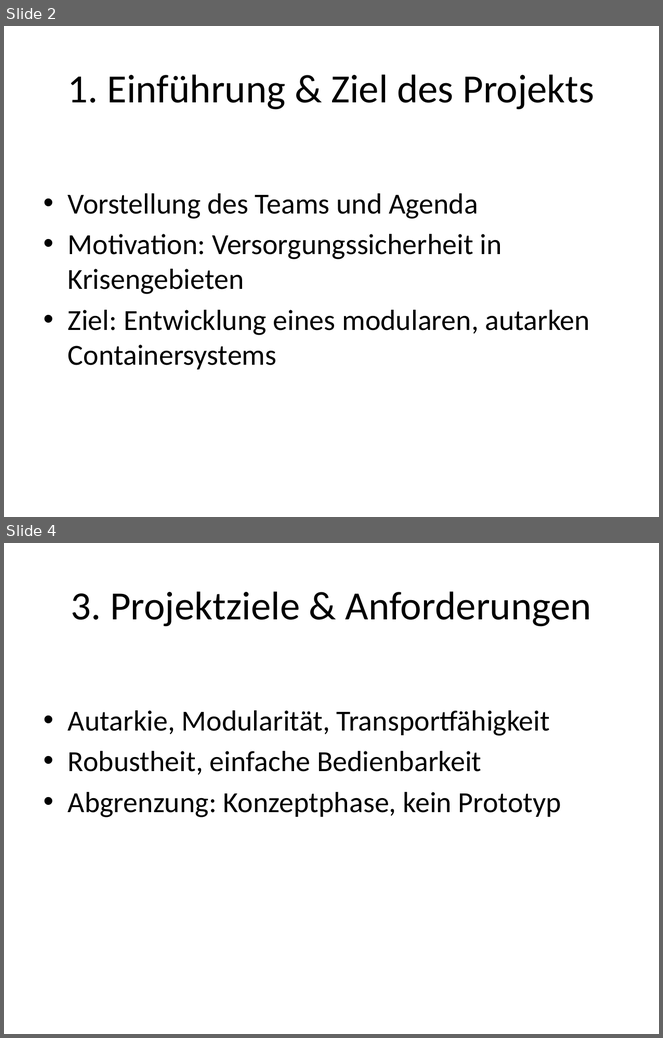
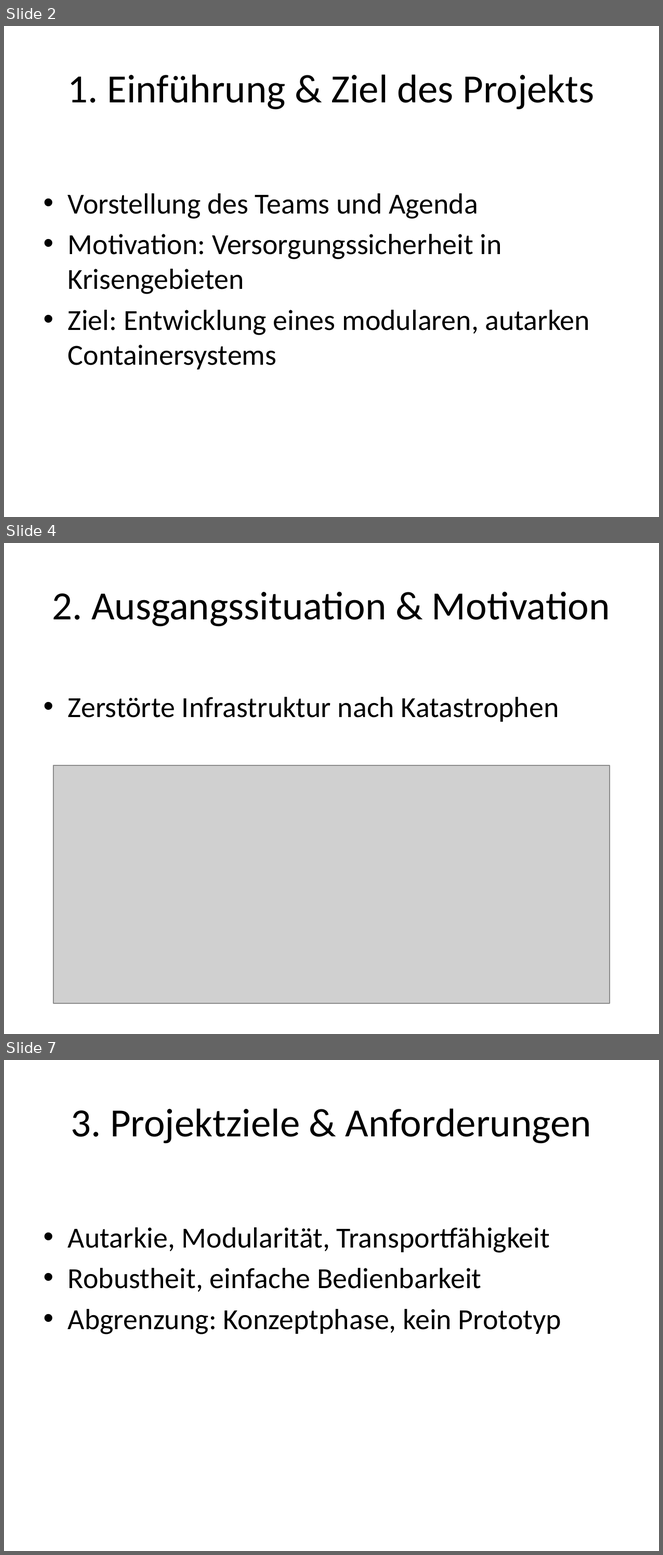
Before and after one commit to Beatlex/KaffeeContainer, a slide deck: Projektpräsentation/Powerpoint/Projektpraesentation_OffGrid_Containersystem_Gliederung.pptx. Shown one above the other, each under a label of ours: slides 2 and 4 before the commit, slides 2, 4 and 7 after it; the slides between them are not shown. The pictures are 663x1038 and 663x1555 pixels, drawn with LibreOffice and Linux fonts; fonts in the diff are those of the drawing; grey boxes stand for pictures. Boxes give left, top, right and bottom in pixels: in the first picture for what was removed or moved away, otherwise in the second. Text is boxed around its words. In the diff, an @@ line names an element or a change of style, - is before the commit and + after.

```diff
--- a/Projektpräsentation/Powerpoint/Projektpraesentation_OffGrid_Containersystem_Gliederung.pptx
+++ b/Projektpräsentation/Powerpoint/Projektpraesentation_OffGrid_Containersystem_Gliederung.pptx
@@ slide 4 added at bbox=[4, 543, 659, 1034], background #FFFFFF @@
@@ title added at bbox=[52, 591, 610, 627], 44 pt, text #000000 @@
+2. Ausgangssituation & Motivation
@@ text added at bbox=[68, 697, 559, 722], 32 pt, text #000000 @@
+• Zerstörte Infrastruktur nach Katastrophen
@@ picture added at bbox=[53, 766, 609, 1004] @@
@@ what was slide 4 is now slide 7 @@
```
Also in this commit, not shown: 3 slides changed, 3 other slides added, 1 other file.
